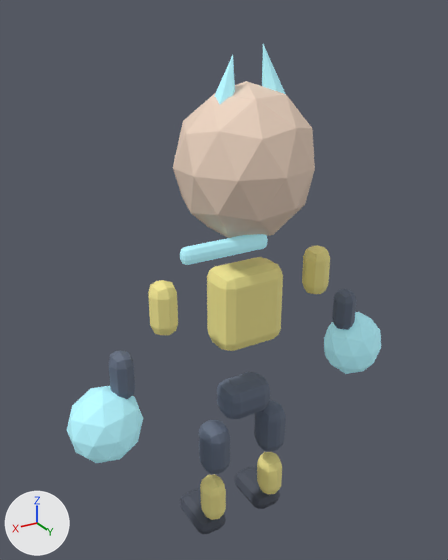
An edit to the Blender file assets/blender/fighters/juno-spark/juno-spark.blend, drawn before and after from the same camera.
Camera for both pictures: a camera (50 mm lens) standing at (1.44, 2.22, 2.6) and looking at (0.05, -0.11, 1.44). Every picture has the same lights, and +X, +Y and +Z are marked at lower left. The picture after the commit comes second.

The first picture shows 'bolt_tuft_L', 'bolt_tuft_R', 'hand_L', 'hand_R', 'head_mesh', 'hips_mesh', 'lower_arm_R', 'torso_mesh', 'upper_arm_L', 'upper_arm_R', 'upper_leg_L', 'upper_leg_R', 'volt_scarf' and 5 more.
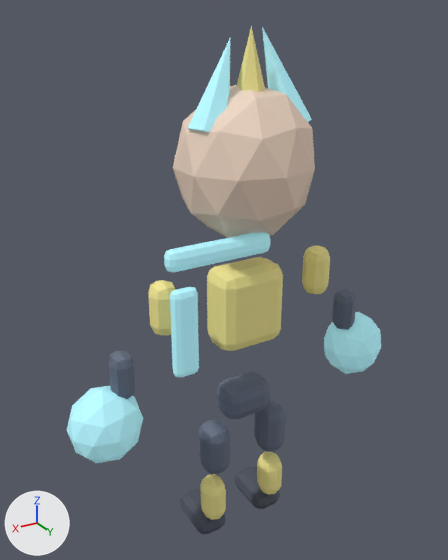
Where the newer file only moved an object's origin or applied its transform, the numbers keep the older frame.

What the commit changed:
me_cube_012 is used by ob_volt_scarf; location (0.18, 0.12, 1.7).
me_cube_012 had 8 vertices, 6 faces and spanned x -0.21..0.21, y -0.03..0.03, z -0.04..0.04.
me_cube_012 now has 8 vertices, 6 faces and spans x -0.25..0.25, y -0.035..0.035, z -0.05..0.05.
me_cube_012 part 1: the whole mesh is scaled about its middle by (1.19, 1.17, 1.25).
me_cone is used by ob_bolt_tuft_l; location (-0.11, 0.01, 2.33); rotation (0.0, 0.25, -0.2), in degrees (0, 14, -11).
me_cone had 7 vertices, 7 faces and spanned x -0.069..0.069, y -0.08..0.08, z -0.17..0.17.
me_cone now has 7 vertices, 7 faces and spans x -0.138..0.025, y -0.088..0.091, z -0.196..0.231.
Part 2, on me_cone:
Vertex 0 of me_cone moves from (0.0, 0.08, -0.17) to (-0.048, 0.091, -0.185).
Vertex 1 of me_cone moves from (0.069, 0.04, -0.17) to (0.025, 0.039, -0.194).
Vertex 2 of me_cone moves from (0.069, -0.04, -0.17) to (0.016, -0.051, -0.196).
Vertex 3 of me_cone moves from (0.0, -0.08, -0.17) to (-0.065, -0.088, -0.189).
Vertex 4 of me_cone moves from (-0.069, -0.04, -0.17) to (-0.138, -0.036, -0.18).
Vertex 5 of me_cone moves from (-0.069, 0.04, -0.17) to (-0.129, 0.053, -0.178) at pixel (311, 119).
Vertex 6 of me_cone moves from (0.0, 0.0, 0.17) at pixel (262, 42) to (-0.015, -0.013, 0.231) at pixel (261, 25).
me_cone_001 is used by ob_bolt_tuft_r; location (0.11, 0.01, 2.31); rotation (0.0, -0.25, 0.2), in degrees (0, -14, 11).
me_cone_001 had 7 vertices, 7 faces and spanned x -0.069..0.069, y -0.08..0.08, z -0.15..0.15.
me_cone_001 now has 7 vertices, 7 faces and spans x -0.027..0.136, y -0.089..0.09, z -0.176..0.211.
Part 3, on me_cone_001:
Vertex 0 of me_cone_001 moves from (0.0, 0.08, -0.15) to (0.046, 0.09, -0.165).
Vertex 1 of me_cone_001 moves from (0.069, 0.04, -0.15) to (0.127, 0.053, -0.158) at pixel (204, 130).
Vertex 2 of me_cone_001 moves from (0.069, -0.04, -0.15) to (0.136, -0.037, -0.16) at pixel (187, 127).
Vertex 3 of me_cone_001 moves from (0.0, -0.08, -0.15) to (0.063, -0.089, -0.169).
Vertex 4 of me_cone_001 moves from (-0.069, -0.04, -0.15) to (-0.018, -0.052, -0.176).
Vertex 5 of me_cone_001 moves from (-0.069, 0.04, -0.15) to (-0.027, 0.038, -0.174).
Vertex 6 of me_cone_001 moves from (0.0, 0.0, 0.15) at pixel (232, 54) to (0.017, -0.012, 0.211) at pixel (230, 37).
Mesh me_cone_002 is new.
It is a 6-sided cone pointing to +z spanning x -0.061..0.061, y -0.07..0.07, z -0.14..0.14.
It uses material mat_juno_spark_primary (yellow #faee96).
Mesh me_cube_013 is new.
It is a box spanning x -0.06..0.06, y -0.03..0.03, z -0.2..0.2.
It uses material mat_juno_spark_accent (cyan #b2f4ff, glowing cyan #b2f4ff).
Object 'volt_scarf' (ob_volt_scarf) moves from (0.18, 0.12, 1.7) to (0.22, 0.14, 1.7).
Object 'bolt_tuft_C' (ob_bolt_tuft_c) is new; it shows me_cone_002.
Its location is (0.0, 0.02, 2.42).
Object 'volt_scarf_tail' (ob_volt_scarf_tail) is new; it shows me_cube_013.
Its location is (0.42, 0.2, 1.4).
It gains a BEVEL modifier named 'SoftBevel'.
Modifier setting: width = 0.06.
Modifier setting: width_pct = 0.06.
Modifier setting: segments = 2.

Where the change shows, as pixel boxes (x1, y1, x2, y2) in the pictures (448 x 560 px):
'volt_scarf', mesh rescaled, moved (20% wider, 25% taller)
    before: (180, 234, 268, 265)
    after: (164, 233, 270, 272)
'volt_scarf_tail', added (cyan)
    after: (170, 287, 199, 377)
'bolt_tuft_R', reshaped
    before: (214, 55, 235, 104)
    after: (188, 39, 230, 132)
'bolt_tuft_L', reshaped
    before: (262, 44, 285, 94)
    after: (262, 27, 312, 122)
'bolt_tuft_C', added (yellow)
    after: (237, 26, 265, 92)
